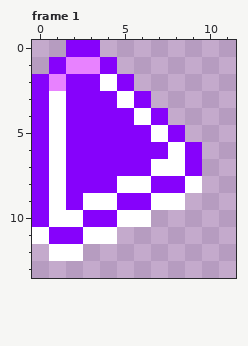
A pixel-art file gets an edit: sprite/link.aseprite. That is the earlier state.
16x16 pixels, 14 frames. Shown: frame 1: x 0..11, y 0..13. The commit also changed other frames, which this record leaves out.
Once edited:
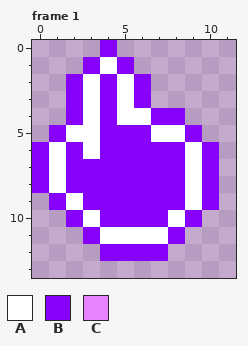
Palette (. is transparent): A #ffffff  B #8602fb  C #e882ff
The commit says: feat: replace link cursor animation with hand
Difference:
Changed rows in their new state; - is an unchanged pixel.
Frame 1:
first column x 0:
 0 --..B------
 1 -..BAB-----
 2 ..-ABAB----
 3 ..-A-------
 4 ..-A-A--B--
 5 .BAA----AB-
 6 ---A----BAB
 7 -------BBAB
 8 -----BB---B
 9 .BABB--BBAB
10 ..BA-BBBAB-
11 ...B-AAAB--
12 -..-BBBB---
Changed places in both pictures, as pixel boxes (x1, y1, x2, y2):
changed: (32, 40, 219, 261)
